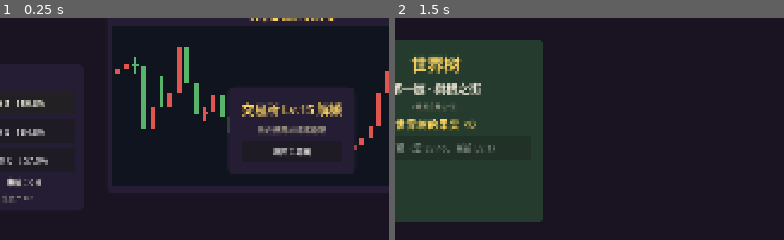
Above: before the commit, frames 1-2 (left to right).
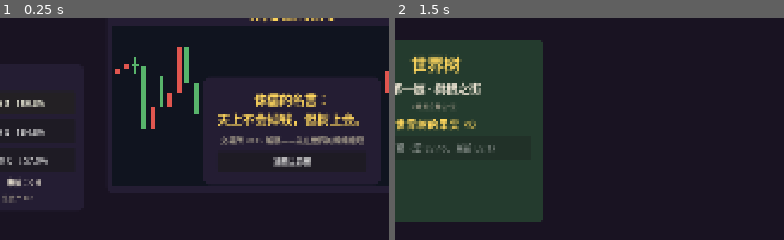
Above: after the commit, the same moments.

Repository: MengUkal/--Idle-simulation-management-self-test
Game: Godot game, scene res://scenes/market/market.tscn
The game is run twice, just before and just after one commit, with the same random seed, the same clock (stepped at 60 frames per second) and the same inputs. This scene is started directly instead of the project's main scene.
Inputs:
- Up to frame 1 (0.25 s): no input
- Up to frame 2 (1.5 s): click "返回主界面" at 0.5 s; click "返回主界面" at 1.25 s
The pictures show only the part of the screen within x 13-63%, y 24-74%; the shares and areas given below are measured in that part.

The runs differ from the first frame. In frame 1, 5.6% of the frame differs, in the area x 52-98%, y 33-68%; in frame 2, nothing differs.

Commit message:
世界观文案实装：登层签证toast/侏儒名言锁定面板/重生确认弹窗（测试全绿）

Diff:
--- a/scenes/main/main.gd
+++ b/scenes/main/main.gd
@@ -100,8 +100,8 @@
 	_refresh_buttons()
 
 
-func _on_floor_unlocked(req_level: int) -> void:
-	_show_toast("祝福降临！等级已达 Lv.%d，第二层解锁" % req_level)
+func _on_floor_unlocked(_req_level: int) -> void:
+	_show_toast("枝务厅通知：您的登层签证已下发。树的祝福随函附上——不用谢。")
 
 
 func _on_save_completed() -> void:
@@ -166,8 +166,8 @@
 	if not GameState.rebirth_ready():
 		return
 	var gained := GameState.pending_fruits()
-	_rebirth_info.text = "将获得世界树的果实 ×%d\n（此后每颗果实：挂机收入 +5%%、训练费用 -2%%）\n\n将失去：Lv.%d 的等级、全部吉尔、全部训练线\n（交易所持仓与行情保留）" % [
-		gained, GameState.level,
+	_rebirth_info.text = "你将失去：等级、吉尔、精华。\n你将保留：果实、持仓，以及记忆——\n毕竟挨过冬天的，都记性好。\n\n本次献上可得：世界树的果实 ×%d\n此后每颗果实：挂机收入 +5%%、训练费用 -2%%、攻击效果 +1%%\n（交易所持仓与行情保留）" % [
+		gained,
 	]
 	_rebirth_confirm.visible = true
 
--- a/scenes/market/market.gd
+++ b/scenes/market/market.gd
@@ -221,13 +221,13 @@
 	box.add_theme_constant_override("separation", 14)
 	panel.add_child(box)
 	var t := Label.new()
-	t.text = "交易所 Lv.%d 解锁" % Balance.MARKET_UNLOCK_LEVEL
+	t.text = "侏儒的名言：\n天上不会掉钱，但树上会。"
 	t.horizontal_alignment = HORIZONTAL_ALIGNMENT_CENTER
 	t.add_theme_font_size_override("font_size", 30)
 	t.add_theme_color_override("font_color", COL_GOLD)
 	box.add_child(t)
 	var s := Label.new()
-	s.text = "先在世界树练练级吧"
+	s.text = "交易所 Lv.%d 解锁——先在世界树练练级吧" % Balance.MARKET_UNLOCK_LEVEL
 	s.horizontal_alignment = HORIZONTAL_ALIGNMENT_CENTER
 	s.add_theme_font_size_override("font_size", 18)
 	s.add_theme_color_override("font_color", COL_DIM)
Not shown, changed: docs/世界观/世界观设定.md
Not shown, changed: docs/会话记录/20261010_worldview_kickoff.md
